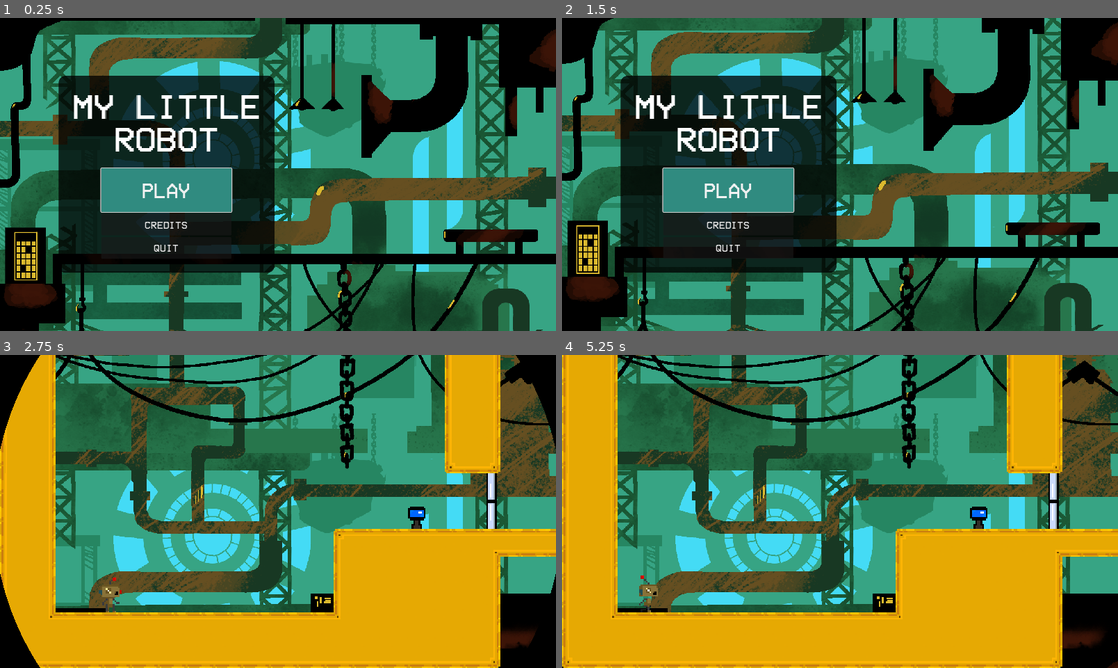
Above: before the commit, frames 1-4 (two rows, left to right).
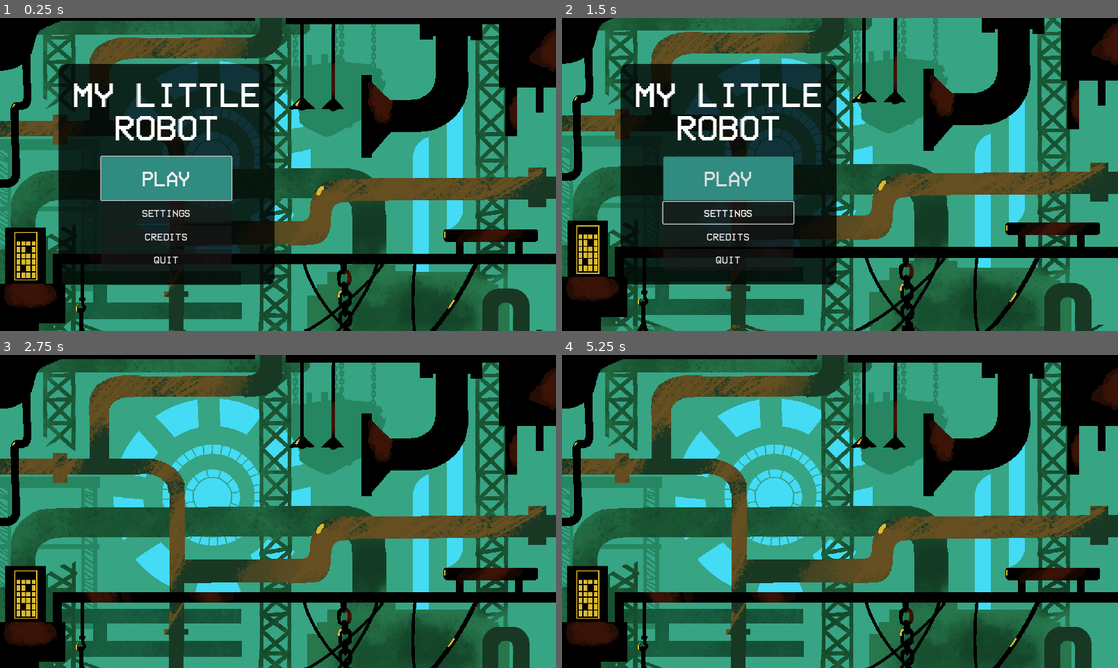
Above: after the commit, the same moments.

Repository: kdreese/gmtk-2024
Game: Godot game, scene res://src/menu/root_menu.tscn
The game is run twice, just before and just after one commit, with the same random seed, the same clock (stepped at 60 frames per second) and the same inputs.
Inputs (mouse positions are in pixels of both pictures, inside the frame that each line leads up to):
- Up to frame 1 (0.25 s): no input
- Up to frame 2 (1.5 s): click (728, 212) at 0.5 s, where only the run after the commit has a clickable "SETTINGS"; click (934, 152) at 1.25 s, where only the run after the commit has a clickable "Back"
- Up to frame 3 (2.75 s): click "PLAY" at 2 s
- Up to frame 4 (5.25 s): move the mouse to (962, 495) at 2.77 s; hold D (move_right) 2.78-4.28 s; tap Shift (dash) at 2.85, 4.35 s; click (962, 495) at 2.92 s; tap Up (jump) at 3.02, 3.77 s; move the mouse to (728, 527) at 3.52 s; tap E (interact) at 3.6, 5.1 s; move the mouse to (895, 442) at 4.27 s; hold A (move_left) 4.28-5.03 s; move the mouse to (812, 574) at 5.02 s; hold D (move_right) from 5.03 s (still down); click (812, 574) at 5.17 s

The runs differ from the first frame. In frame 1, 7.5% of the frame differs, in the area x 10-50%, y 14-86%; in frame 2, 7.6%; in frame 3, 84%; in frame 4, 86%, in the area x 0-100%, y 0-100%.
Error after the commit: Parse Error: Could not resolve super class inheritance from "BaseLevel". (res://src/levels/level_1.gd:1)

Commit message:
Implement settings, saving, settings menu, pause menu

Diff:
--- a/project.godot
+++ b/project.godot
@@ -19,6 +19,7 @@
 [autoload]
 
 MusicManager="*res://src/autoload/music_manager.tscn"
+Global="*res://src/autoload/global.gd"
 
 [display]
 
@@ -66,6 +67,12 @@
 , Object(InputEventJoypadButton,"resource_local_to_scene":false,"resource_name":"","device":-1,"button_index":1,"pressure":0.0,"pressed":false,"script":null)
 ]
 }
+pause={
+"deadzone": 0.5,
+"events": [Object(InputEventKey,"resource_local_to_scene":false,"resource_name":"","device":-1,"window_id":0,"alt_pressed":false,"shift_pressed":false,"ctrl_pressed":false,"meta_pressed":false,"pressed":false,"keycode":4194305,"physical_keycode":0,"key_label":0,"unicode":0,"location":0,"echo":false,"script":null)
+, Object(InputEventJoypadButton,"resource_local_to_scene":false,"resource_name":"","device":-1,"button_index":6,"pressure":0.0,"pressed":false,"script":null)
+]
+}
 
 [layer_names]
 
--- /dev/null
+++ b/src/autoload/global.gd
@@ -0,0 +1,76 @@
+extends Node
+
+
+const PREFS_FILE := "user://prefs.json"
+
+const DEFAULT_PREFS := {
+	"sound_volume": 0.5,
+	"music_volume": 0.3,
+	"fullscreen": false,
+}
+
+var prefs: Dictionary
+
+
+func _ready() -> void:
+	load_prefs()
+	enact_prefs()
+
+
+func load_prefs() -> void:
+	prefs = DEFAULT_PREFS.duplicate()
+
+	var f := FileAccess.open(PREFS_FILE, FileAccess.READ)
+	if f == null:
+		var err := FileAccess.get_open_error()
+		if err == ERR_FILE_NOT_FOUND:
+			print("No save file, creating one")
+			save_prefs()
+		else:
+			push_error("Could not open save file! %s" % [error_string(err)])
+		return
+
+	var text := f.get_as_text()
+	f.close()
+
+	var json = JSON.parse_string(text)
+	if typeof(json) != TYPE_DICTIONARY:
+		push_error("Invalid prefs file!!")
+		return
+
+	for property in prefs.keys():
+		if json.has(property) and typeof(prefs[property]) == typeof(json[property]):
+			prefs[property] = json[property]
+
+	# Sanitize
+	prefs["sound_volume"] = clampf(prefs["sound_volume"], 0.0, 1.0)
+	prefs["music_volume"] = clampf(prefs["music_volume"], 0.0, 1.0)
+
+
+func enact_prefs() -> void:
+	AudioServer.set_bus_volume_db(AudioServer.get_bus_index("Sound"), linear_to_db(prefs["sound_volume"]))
+	AudioServer.set_bus_volume_db(AudioServer.get_bus_index("Music"), linear_to_db(prefs["music_volume"]))
+
+	var window := get_window()
+	var is_fullscreen := window.mode == Window.MODE_FULLSCREEN
+	if prefs["fullscreen"] != is_fullscreen:
+		window.mode = Window.MODE_FULLSCREEN if prefs["fullscreen"] else Window.MODE_WINDOWED
+
+
+func save_prefs() -> void:
+	var f := FileAccess.open(PREFS_FILE, FileAccess.WRITE)
+	if f == null:
+		var err := FileAccess.get_open_error()
+		push_error("Could not open prefs file for writing!! %s" % [error_string(err)])
+		return
+
+	var json := JSON.stringify(prefs, "\t", false)
+	f.store_string(json)
+
+	f.close()
+
+
+func _notification(what: int) -> void:
+	if what == NOTIFICATION_WM_CLOSE_REQUEST:
+		save_prefs()
+		get_tree().quit()
--- a/src/levels/base_level.gd
+++ b/src/levels/base_level.gd
@@ -3,7 +3,16 @@
 extends Node2D
 
 
+var pause_menu: Control
+
+
 func _ready() -> void:
+	spawn_camera()
+	spawn_level_transition()
+	spawn_pause_menu()
+
+
+func spawn_camera() -> void:
 	var player: CharacterBody2D = get_tree().get_first_node_in_group("Player")
 
 	var camera_bounds := Rect2i()
@@ -22,6 +31,25 @@
 
 	player.add_child(camera)
 
+
+func spawn_level_transition()
 	var level_transition := preload("res://src/ui/level_transition.tscn").instantiate()
 	add_child(level_transition)
 	level_transition.open()
+
+
+func spawn_pause_menu() -> void:
+	var canvas_layer := CanvasLayer.new()
+	add_child(canvas_layer)
+	pause_menu = preload("res://src/menu/settings_menu.tscn").instantiate()
+	canvas_layer.add_child(pause_menu)
+	pause_menu.setup_pause_menu()
+	pause_menu.hide()
+	pause_menu.go_back.connect(func(): pause_menu.hide(); get_tree().paused = false)
+
+
+func _input(event: InputEvent) -> void:
+	if event.is_action_pressed("pause"):
+		get_tree().paused = true
+		pause_menu.show()
+		(pause_menu.get_node("%BackButton") as Button).grab_focus()
--- a/src/menu/main_menu.gd
+++ b/src/menu/main_menu.gd
@@ -2,6 +2,7 @@
 
 
 signal show_credits()
+signal show_settings()
 
 @onready var quit_button: Button = %QuitButton
 
@@ -15,9 +16,13 @@
 	get_tree().change_scene_to_file("res://src/levels/level1.tscn")
 
 
+func _on_settings_button_pressed() -> void:
+	show_settings.emit()
+
+
 func _on_credits_button_pressed() -> void:
 	show_credits.emit()
 
 
 func _on_quit_button_pressed() -> void:
-	get_tree().quit()
+	get_tree().root.propagate_notification(NOTIFICATION_WM_CLOSE_REQUEST)
--- a/src/menu/main_menu.tscn
+++ b/src/menu/main_menu.tscn
@@ -101,6 +101,13 @@
 theme_override_font_sizes/font_size = 48
 text = "PLAY"
 
+[node name="SettingsButton" type="Button" parent="PanelContainer/MarginContainer/VBoxContainer/VBoxContainer"]
+unique_name_in_owner = true
+custom_minimum_size = Vector2(0, 50)
+layout_mode = 2
+theme_override_font_sizes/font_size = 24
+text = "SETTINGS"
+
 [node name="CreditsButton" type="Button" parent="PanelContainer/MarginContainer/VBoxContainer/VBoxContainer"]
 unique_name_in_owner = true
 custom_minimum_size = Vector2(0, 50)
@@ -118,4 +125,5 @@
 
 [connection signal="pressed" from="PanelContainer/MarginContainer/VBoxContainer/VBoxContainer/PlayButton" to="." method="_on_play_button_pressed"]
 [connection signal="pressed" from="PanelContainer/MarginContainer/VBoxContainer/VBoxContainer/CreditsButton" to="." method="_on_credits_button_pressed"]
+[connection signal="pressed" from="PanelContainer/MarginContainer/VBoxContainer/VBoxContainer/SettingsButton" to="." method="_on_settings_button_pressed"]
 [connection signal="pressed" from="PanelContainer/MarginContainer/VBoxContainer/VBoxContainer/QuitButton" to="." method="_on_quit_button_pressed"]
--- a/src/menu/root_menu.gd
+++ b/src/menu/root_menu.gd
@@ -5,6 +5,7 @@
 
 
 @onready var main_menu: CenterContainer = $MainMenu
+@onready var settings_menu: Control = $SettingsMenu
 @onready var credits_menu: Control = $CreditsMenu
 
 
@@ -13,12 +14,24 @@
 	$ParallaxBackground.set_scroll_speeds(scroll_speed)
 
 
+func _on_main_menu_show_settings() -> void:
+	main_menu.hide()
+	settings_menu.show()
+	(settings_menu.get_node("%BackButton") as Button).grab_focus()
+
+
 func _on_main_menu_show_credits() -> void:
 	main_menu.hide()
 	credits_menu.show()
 	(credits_menu.get_node("%BackButton") as Button).grab_focus()
 
 
+func _on_settings_menu_go_back() -> void:
+	settings_menu.hide()
+	main_menu.show()
+	(main_menu.get_node("%SettingsButton") as Button).grab_focus()
+
+
 func _on_credits_menu_go_back() -> void:
 	credits_menu.hide()
 	main_menu.show()
--- a/src/menu/root_menu.tscn
+++ b/src/menu/root_menu.tscn
@@ -2,6 +2,7 @@
 
 [ext_resource type="Script" path="res://src/menu/root_menu.gd" id="1_rxcut"]
 [ext_resource type="PackedScene" uid="uid://ccfpknolo5c7n" path="res://src/menu/main_menu.tscn" id="1_ua32a"]
+[ext_resource type="PackedScene" uid="uid://4djflhfxpkul" path="res://src/menu/settings_menu.tscn" id="3_lplnc"]
 [ext_resource type="PackedScene" uid="uid://dhev2kbdyj14q" path="res://src/menu/credits_menu.tscn" id="3_x51gt"]
 [ext_resource type="PackedScene" uid="uid://6tep8thjsvg6" path="res://src/levels/parallax_background.tscn" id="4_sfgg1"]
 
@@ -11,10 +12,15 @@
 
 [node name="MainMenu" parent="." instance=ExtResource("1_ua32a")]
 
+[node name="SettingsMenu" parent="." instance=ExtResource("3_lplnc")]
+visible = false
+
 [node name="CreditsMenu" parent="." instance=ExtResource("3_x51gt")]
 visible = false
 
 [node name="ParallaxBackground" parent="." instance=ExtResource("4_sfgg1")]
 
 [connection signal="show_credits" from="MainMenu" to="." method="_on_main_menu_show_credits"]
+[connection signal="show_settings" from="MainMenu" to="." method="_on_main_menu_show_settings"]
+[connection signal="go_back" from="SettingsMenu" to="." method="_on_settings_menu_go_back"]
 [connection signal="go_back" from="CreditsMenu" to="." method="_on_credits_menu_go_back"]
--- /dev/null
+++ b/src/menu/settings_menu.gd
@@ -0,0 +1,76 @@
+extends Control
+
+
+signal go_back()
+
+@onready var pause_dim_rect: ColorRect = $PauseDimRect
+@onready var title: Label = $Title
+@onready var back_button: Button = %BackButton
+
+@onready var sound_slider: HSlider = %SoundSlider
+@onready var sound_indicator: Label = %SoundIndicator
+@onready var music_slider: HSlider = %MusicSlider
+@onready var music_indicator: Label = %MusicIndicator
+
+@onready var fullscreen_button: CheckButton = %FullscreenButton
+
+@onready var spacer2: Control = %Spacer2
+@onready var quit_button: Button = %QuitButton
+
+@onready var quit_dim_rect: ColorRect = $QuitDimRect
+@onready var quit_dialog: ConfirmationDialog = $QuitDialog
+
+
+func _ready() -> void:
+	sound_slider.set_value_no_signal(Global.prefs["sound_volume"])
+	sound_indicator.text = "%d%%" % [100 * Global.prefs["sound_volume"]]
+	music_slider.set_value_no_signal(Global.prefs["music_volume"])
+	music_indicator.text = "%d%%" % [100 * Global.prefs["music_volume"]]
+
+	fullscreen_button.set_pressed_no_signal(Global.prefs["fullscreen"])
+
+
+func setup_pause_menu() -> void:
+	pause_dim_rect.show()
+	title.text = "Paused"
+	back_button.text = "Resume"
+	spacer2.show()
+	quit_button.show()
+
+
+func _on_back_button_pressed() -> void:
+	go_back.emit()
+
+
+func _on_sound_slider_value_changed(value: float) -> void:
+	# Just in case?
+	value = clampf(value, 0.0, 1.0)
+	sound_indicator.text = "%d%%" % [100 * value]
+	Global.prefs["sound_volume"] = value
+	Global.enact_prefs()
+
+
+func _on_music_slider_value_changed(value: float) -> void:
+	value = clampf(value, 0.0, 1.0)
+	music_indicator.text = "%d%%" % [100 * value]
+	Global.prefs["music_volume"] = value
+	Global.enact_prefs()
+
+
+func _on_fullscreen_button_toggled(toggled_on: bool) -> void:
+	Global.prefs["fullscreen"] = toggled_on
+	Global.enact_prefs()
+
+
+func _on_quit_button_pressed() -> void:
+	quit_dim_rect.show()
+	quit_dialog.popup_centered()
+
+
+func _on_quit_dialog_confirmed() -> void:
+	get_tree().paused = false
+	get_tree().change_scene_to_file("res://src/menu/root_menu.tscn")
+
+
+func _on_quit_dialog_canceled() -> void:
+	quit_dim_rect.hide()
--- /dev/null
+++ b/src/menu/settings_menu.tscn
@@ -0,0 +1,149 @@
+[gd_scene load_steps=4 format=3 uid="uid://4djflhfxpkul"]
+
+[ext_resource type="Script" path="res://src/menu/settings_menu.gd" id="1_apl24"]
+[ext_resource type="FontFile" uid="uid://ckdjks6e8qo4n" path="res://assets/fonts/VCR_OSD_MONO_1.001.ttf" id="1_xfj5f"]
+
+[sub_resource type="LabelSettings" id="LabelSettings_sgf52"]
+font = ExtResource("1_xfj5f")
+font_size = 41
+
+[node name="SettingsMenu" type="Control"]
+process_mode = 3
+layout_mode = 3
+anchors_preset = 15
+anchor_right = 1.0
+anchor_bottom = 1.0
+grow_horizontal = 2
+grow_vertical = 2
+script = ExtResource("1_apl24")
+
+[node name="PauseDimRect" type="ColorRect" parent="."]
+visible = false
+layout_mode = 1
+anchors_preset = 15
+anchor_right = 1.0
+anchor_bottom = 1.0
+grow_horizontal = 2
+grow_vertical = 2
+color = Color(0, 0, 0, 0.501961)
+
+[node name="Title" type="Label" parent="."]
+layout_mode = 1
+anchors_preset = 10
+anchor_right = 1.0
+offset_top = 32.0
+offset_bottom = 69.0
+grow_horizontal = 2
+text = "Settings"
+label_settings = SubResource("LabelSettings_sgf52")
+horizontal_alignment = 1
+
+[node name="CenterContainer" type="CenterContainer" parent="."]
+layout_mode = 1
+anchors_preset = -1
+anchor_left = 0.333
+anchor_right = 1.0
+anchor_bottom = 1.0
+grow_horizontal = 2
+grow_vertical = 2
+
+[node name="VBoxContainer" type="VBoxContainer" parent="CenterContainer"]
+layout_mode = 2
+
+[node name="BackButton" type="Button" parent="CenterContainer/VBoxContainer"]
+unique_name_in_owner = true
+custom_minimum_size = Vector2(150, 0)
+layout_mode = 2
+size_flags_horizontal = 4
+text = "Back"
+
+[node name="Spacer1" type="Control" parent="CenterContainer/VBoxContainer"]
+custom_minimum_size = Vector2(0, 24)
+layout_mode = 2
+
+[node name="GridContainer" type="GridContainer" parent="CenterContainer/VBoxContainer"]
+layout_mode = 2
+columns = 3
+
+[node name="SoundLabel" type="Label" parent="CenterContainer/VBoxContainer/GridContainer"]
+layout_mode = 2
+text = "Sound Volume"
+
+[node name="SoundSlider" type="HSlider" parent="CenterContainer/VBoxContainer/GridContainer"]
+unique_name_in_owner = true
+custom_minimum_size = Vector2(100, 0)
+layout_mode = 2
+max_value = 1.0
+step = 0.01
+value = 0.5
+
+[node name="SoundIndicator" type="Label" parent="CenterContainer/VBoxContainer/GridContainer"]
+unique_name_in_owner = true
+custom_minimum_size = Vector2(60, 0)
+layout_mode = 2
+text = "50%"
+horizontal_alignment = 1
+
+[node name="MusicLabel" type="Label" parent="CenterContainer/VBoxContainer/GridContainer"]
+layout_mode = 2
+text = "Music Volume"
+
+[node name="MusicSlider" type="HSlider" parent="CenterContainer/VBoxContainer/GridContainer"]
+unique_name_in_owner = true
+custom_minimum_size = Vector2(100, 0)
+layout_mode = 2
+max_value = 1.0
+step = 0.01
+value = 0.5
+
+[node name="MusicIndicator" type="Label" parent="CenterContainer/VBoxContainer/GridContainer"]
+unique_name_in_owner = true
+custom_minimum_size = Vector2(60, 0)
+layout_mode = 2
+text = "50%"
+horizontal_alignment = 1
+
+[node name="FullscreenButton" type="CheckButton" parent="CenterContainer/VBoxContainer"]
+unique_name_in_owner = true
+layout_mode = 2
+size_flags_horizontal = 4
+text = "Fullscreen"
+
+[node name="Spacer2" type="Control" parent="CenterContainer/VBoxContainer"]
+unique_name_in_owner = true
+visible = false
+custom_minimum_size = Vector2(0, 24)
+layout_mode = 2
+
+[node name="QuitButton" type="Button" parent="CenterContainer/VBoxContainer"]
+unique_name_in_owner = true
+visible = false
+custom_minimum_size = Vector2(150, 0)
+layout_mode = 2
+size_flags_horizontal = 4
+text = "Quit to Menu"
+
+[node name="QuitDimRect" type="ColorRect" parent="."]
+visible = false
+layout_mode = 1
+anchors_preset = 15
+anchor_right = 1.0
+anchor_bottom = 1.0
+grow_horizontal = 2
+grow_vertical = 2
+color = Color(0, 0, 0, 0.498039)
+
+[node name="QuitDialog" type="ConfirmationDialog" parent="."]
+initial_position = 2
+size = Vector2i(223, 106)
+ok_button_text = "Quit"
+dialog_text = "Do you really want to quit?
+Progress will not be saved!"
+
+[connection signal="pressed" from="CenterContainer/VBoxContainer/BackButton" to="." method="_on_back_button_pressed"]
+[connection signal="value_changed" from="CenterContainer/VBoxContainer/GridContainer/SoundSlider" to="." method="_on_sound_slider_value_changed"]
+[connection signal="value_changed" from="CenterContainer/VBoxContainer/GridContainer/MusicSlider" to="." method="_on_music_slider_value_changed"]
+[connection signal="toggled" from="CenterContainer/VBoxContainer/FullscreenButton" to="." method="_on_fullscreen_button_toggled"]
+[connection signal="pressed" from="CenterContainer/VBoxContainer/QuitButton" to="." method="_on_quit_button_pressed"]
+[connection signal="canceled" from="QuitDialog" to="." method="_on_quit_dialog_canceled"]
+[connection signal="confirmed" from="QuitDialog" to="." method="_on_quit_dialog_confirmed"]
